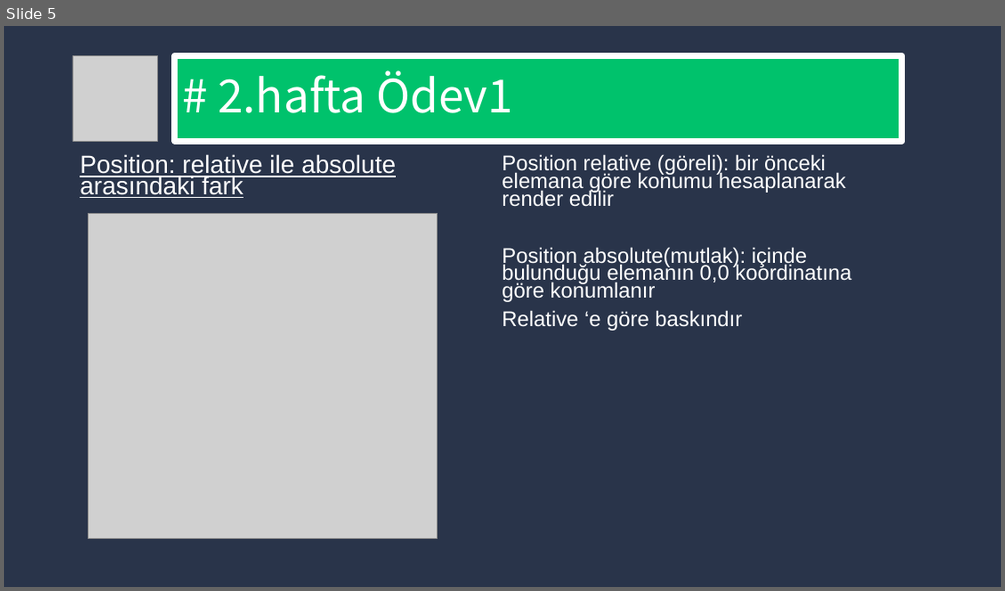
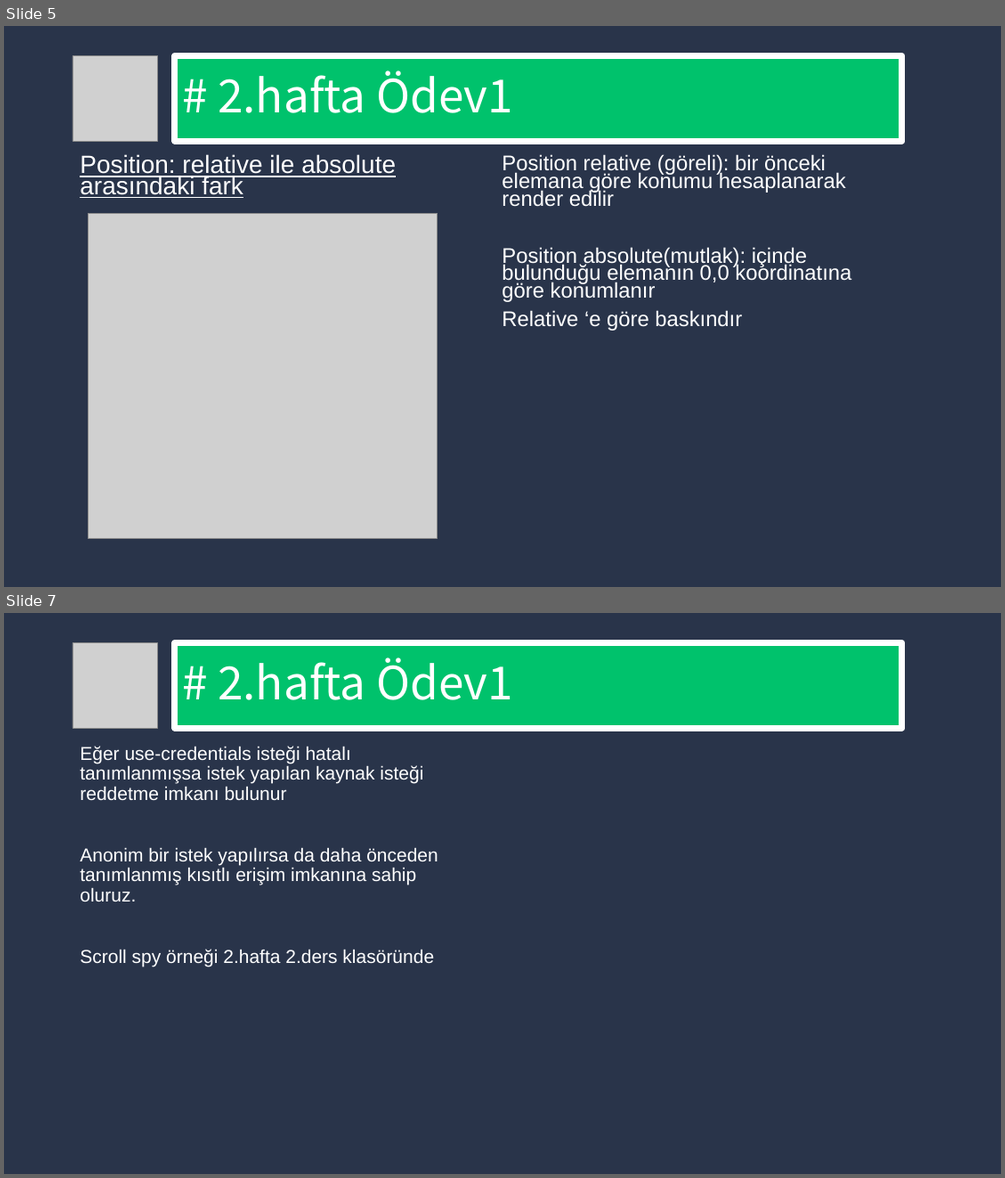
Before and after one commit to TechCareer-FrontEnd-1/tubisad-frontend-hberkayaktas, a slide deck: Homework.pptx. Shown one above the other, each under a label of ours: slide 5 before the commit, slides 5 and 7 after it; the slides between them are not shown. The pictures are 1005x591 and 1005x1178 pixels, drawn with LibreOffice and Linux fonts; fonts in the diff are those of the drawing; grey boxes stand for pictures. Boxes give left, top, right and bottom in pixels: in the first picture for what was removed or moved away, otherwise in the second. Text is boxed around its words. In the diff, an @@ line names an element or a change of style, - is before the commit and + after.

Commit message:
2.hafta 2.ders ödevi
Register form boostrap ile oluşturuldu srollspy örneği yapıldı  crossorigin ve integrity konuları araştırıldı slayta eklendi

```diff
--- a/Homework.pptx
+++ b/Homework.pptx
@@ slide 7 added at (4,613,1001,1174), background #29344A @@
@@ picture added at (73,643,158,728) @@
@@ title added at (175,643,902,728), fill #00C26C, outline #FFFFFF 6 pt, 44 pt, text #FFFFFF @@
+# 2.hafta Ödev1
@@ text added at (80,746,438,966), 18 pt, text #FFFFFF @@
+Eğer use-credentials isteği hatalı tanımlanmışsa istek yapılan kaynak isteği reddetme imkanı bulunur
+Anonim bir istek yapılırsa da daha önceden tanımlanmış kısıtlı erişim imkanına sahip oluruz.
+Scroll spy örneği 2.hafta 2.ders klasöründe
```
Also in this commit, not shown: 1 other slide added, 2 other files.
